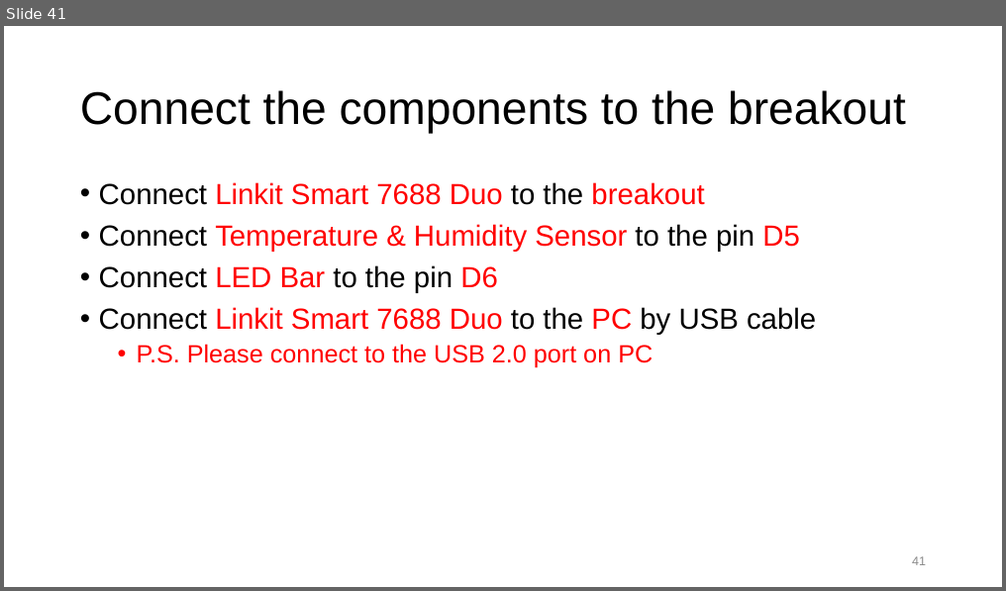
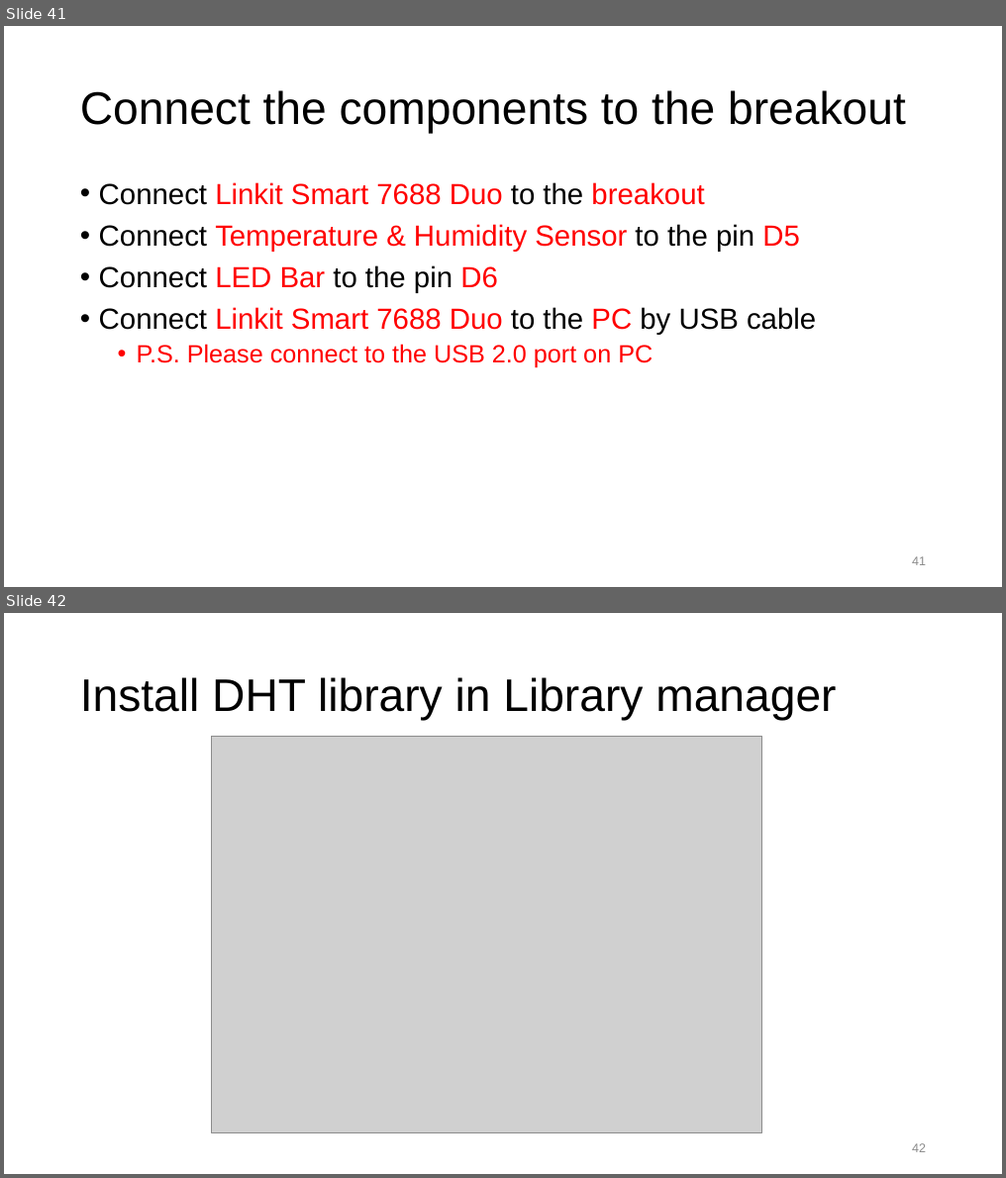
Before and after one commit to Yuki23329626/apache-docker, a slide deck: apache/data/hielo/ppt/LinkIt7688Duo.pptx. Shown one above the other, each under a label of ours: slide 41 before the commit, slides 41 and 42 after it. The pictures are 1006x591 and 1006x1178 pixels, drawn with LibreOffice and Linux fonts; fonts in the diff are those of the drawing; grey boxes stand for pictures. Boxes give left, top, right and bottom in pixels: in the first picture for what was removed or moved away, otherwise in the second. Text is boxed around its words. In the diff, an @@ line names an element or a change of style, - is before the commit and + after.

```diff
--- a/apache/data/hielo/ppt/LinkIt7688Duo.pptx
+++ b/apache/data/hielo/ppt/LinkIt7688Duo.pptx
@@ slide 42 added at (x1=4, y1=613, x2=1002, y2=1174), background #FFFFFF @@
@@ title added at (x1=80, y1=677, x2=836, y2=721), 44 pt, text #000000 @@
+Install DHT library in Library manager
@@ picture added at (x1=212, y1=736, x2=762, y2=1134) @@
@@ page number added at (x1=912, y1=1144, x2=926, y2=1153), 12 pt, text #8C8C8C @@
+42
```
Also in this commit, not shown: 4 slides changed, 1 other slide added, 1 other file.
